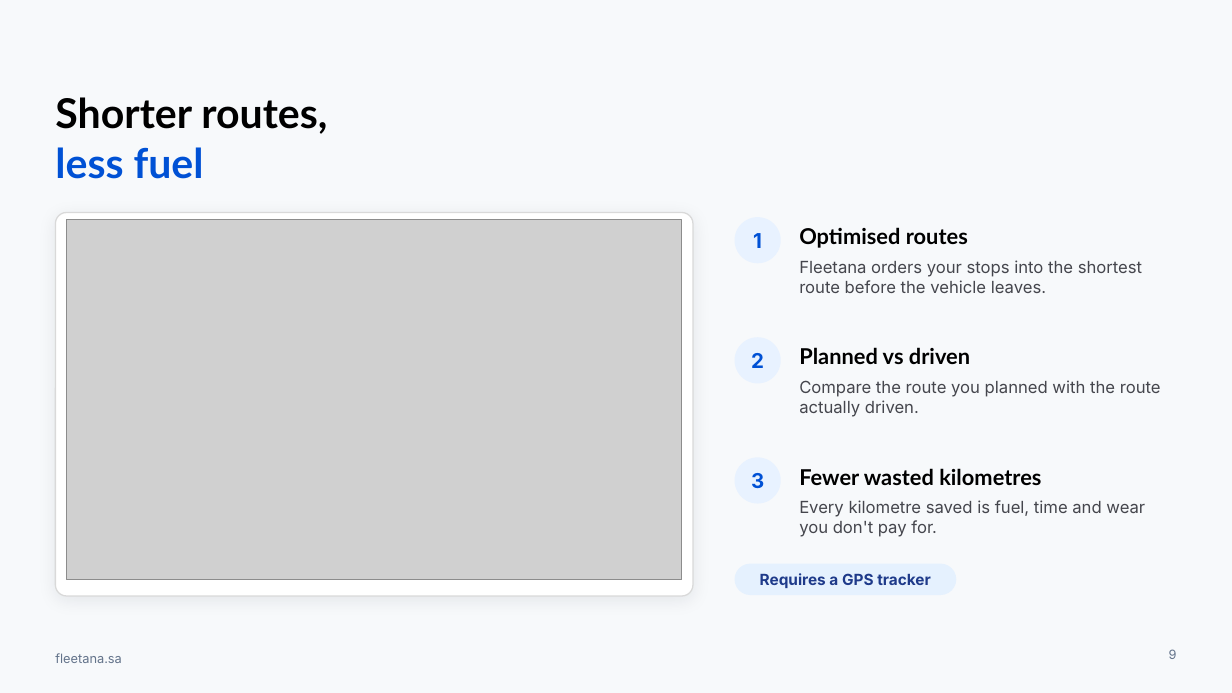
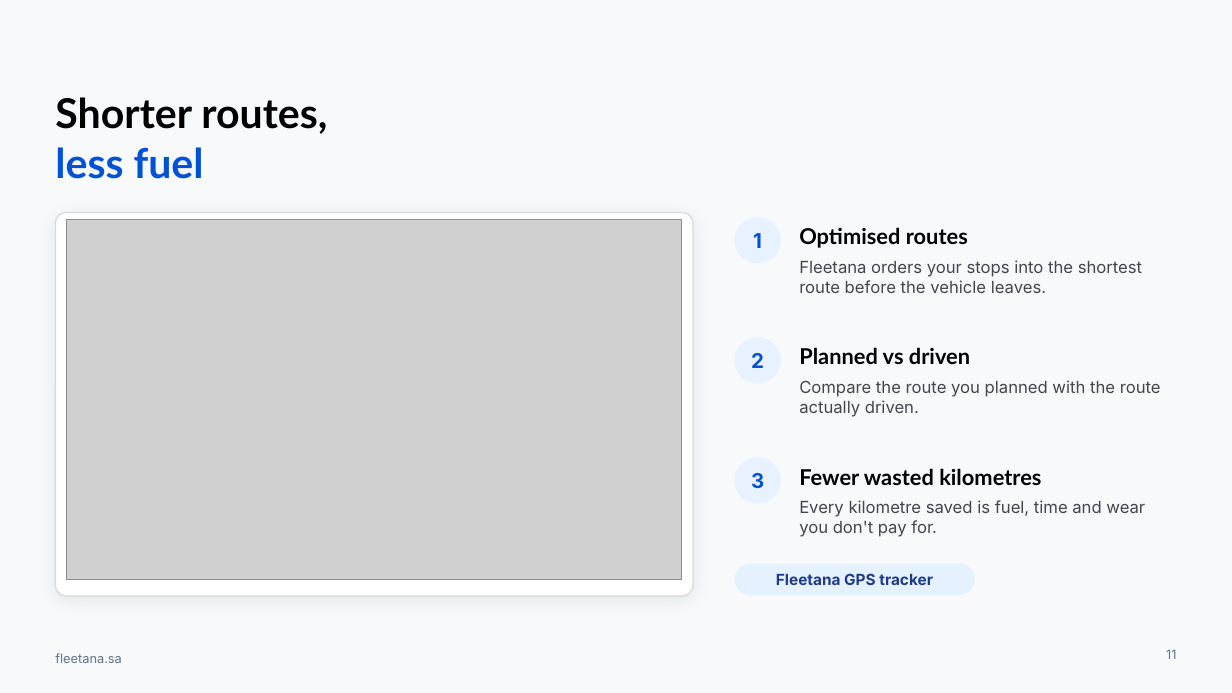
Before and after one commit to AbdallahDaban/Claude, a slide deck: slide 11 of fleetana-launch/brand/profile/Fleetana-Company-Profile-EN.pptx (slide 9 before the commit). Drawn at 1232x693 pixels with LibreOffice and Linux fonts; fonts in the diff are those of the drawing; grey boxes stand for pictures; background and template pictures are left out. Boxes give left, top, right and bottom in pixels: in the first picture for what was removed or moved away, otherwise in the second. Text is boxed around its words. In the diff, an @@ line names an element or a change of style, - is before the commit and + after.

```diff
--- a/fleetana-launch/brand/profile/Fleetana-Company-Profile-EN.pptx
+++ b/fleetana-launch/brand/profile/Fleetana-Company-Profile-EN.pptx
@@ rounded rectangle "Fleetana GPS tracker": place and size @@
-rounded rectangle "Fleetana GPS tracker" at (735, 564, 957, 595)
+rounded rectangle "Fleetana GPS tracker" at (735, 564, 975, 595)
@@ text in rounded rectangle at (776, 573, 933, 585): text changed @@
-Requires a GPS tracker
+Fleetana GPS tracker
@@ page number at (1166, 649, 1176, 659): text changed @@
-9
+11
```
Also in this commit, not shown: 9 other slides changed, 7 slides added, 6 slides removed, 4 other files.
